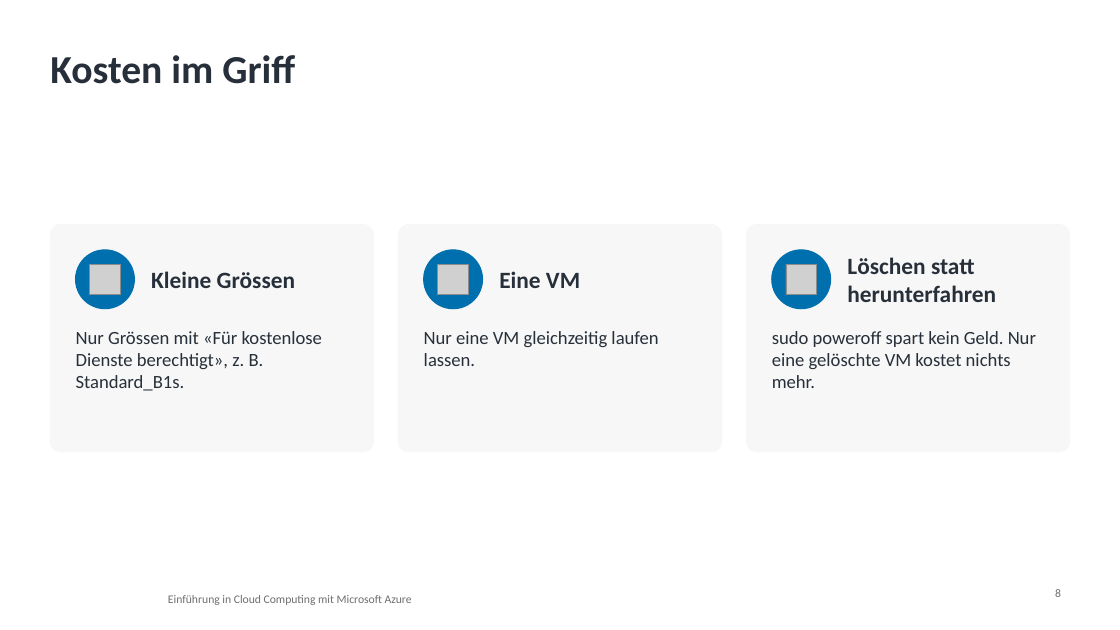
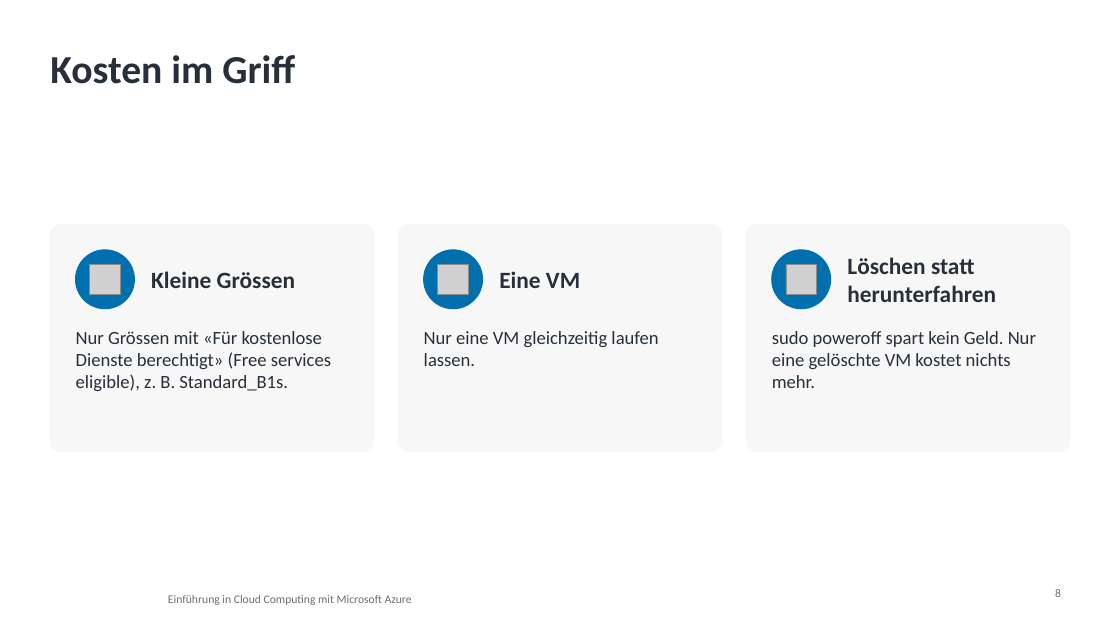
Before and after one commit to pat-teacher/azure-basics-training, a slide deck: slide 8 of praesentationen/tag-3-compute-und-storage.pptx. Drawn at 1120x630 pixels with LibreOffice and Linux fonts; fonts in the diff are those of the drawing; grey boxes stand for pictures; background and template pictures are left out. Boxes give left, top, right and bottom in pixels: in the first picture for what was removed or moved away, otherwise in the second. Text is boxed around its words. In the diff, an @@ line names an element or a change of style, - is before the commit and + after.

```diff
--- a/praesentationen/tag-3-compute-und-storage.pptx
+++ b/praesentationen/tag-3-compute-und-storage.pptx
@@ text at bbox=[76, 331, 331, 391]: text changed @@
-Nur Grössen mit «Für kostenlose Dienste berechtigt», z. B. Standard_B1s.
+Nur Grössen mit «Für kostenlose Dienste berechtigt» (Free services eligible), z. B. Standard_B1s.
```
Also in this commit, not shown: 1 other slide changed, 3 other files.
